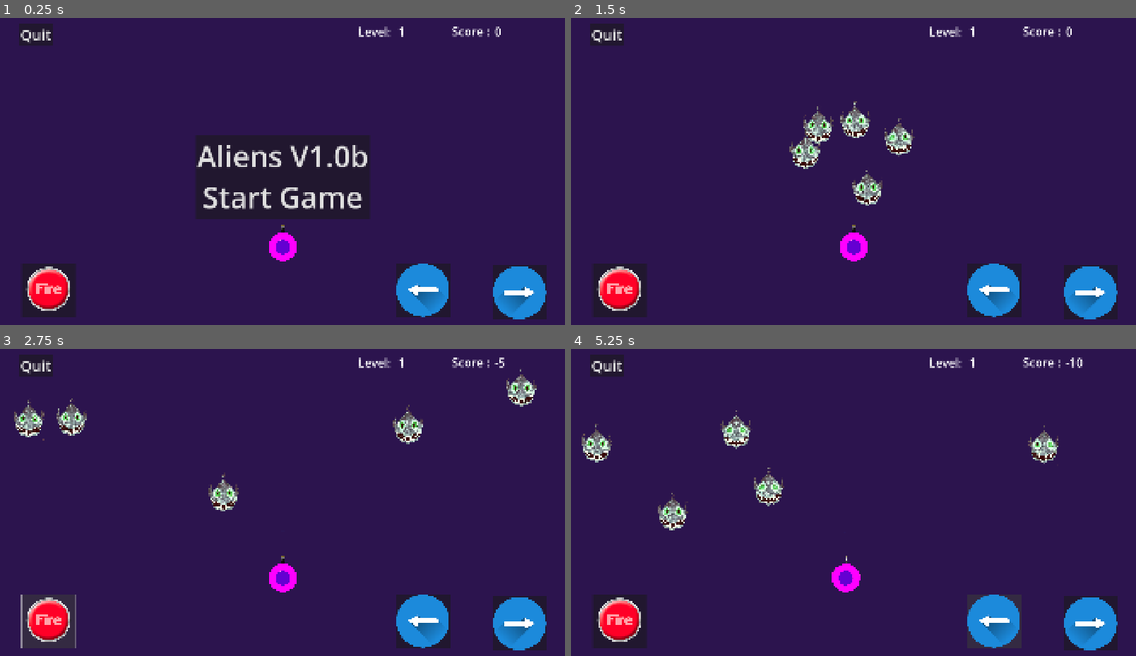
Above: before the commit, frames 1-4 (two rows, left to right).
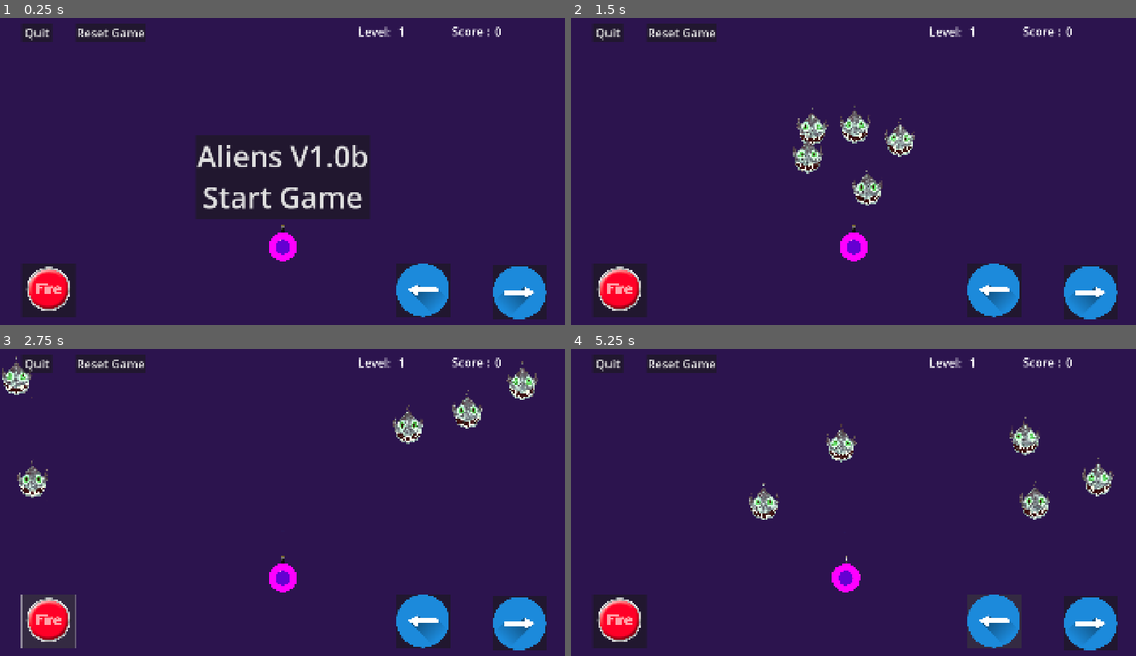
Above: after the commit, the same moments.

Repository: LynnWilsonArt/aliens
Game: Godot game, scene res://scenes/main/main.tscn
Same seed, same stepped clock (60 frames per second), same inputs: the game is played once before the commit and once after it.
Inputs (mouse positions are in pixels of both pictures, inside the frame that each line leads up to):
- Up to frame 1 (0.25 s): no input
- Up to frame 2 (1.5 s): click (684, 33) at 0.5 s, where only the run after the commit has a clickable "Reset Game"; click "Aliens V1.0b Start Game" at 1.25 s
- Up to frame 3 (2.75 s): click (50, 622) at 2 s
- Up to frame 4 (5.25 s): click (994, 622) at 2.75 s; click (1090, 622) at 3.5 s; click (621, 622) at 4.25 s; click (994, 622) at 5 s

The runs differ from the first frame. In frame 1, 0.9% of the frame differs, in the area x 3-26%, y 1-9%; in frame 2, 2.5%; in frame 3, 3.6%; in frame 4, 4.5%, in the area x 1-97%, y 1-60%.

Commit message:
All working
Using global script for game config.

Diff:
--- a/autoload/global.gd
+++ b/autoload/global.gd
@@ -3,11 +3,52 @@
 signal enemy_died
 
 #Vars
-const SCORE_CAL = 5
+var debug: bool = true
 const  GAME_OVER_TEXT: String = "Game Over!"
-var score = SCORE_CAL # calabrate for first run problem.
-var enemy_value = 5
+var score: int = 0
+var level: int = 1
+var enemy_value: int = 5
 var enemy_speed = -3000
-var number_enemies = 5
-var player_speed = 800
-var game_over = false
+var number_enemies: int = 5
+var player_speed: int = 800
+var game_over: bool = false
+var shot_missed: int = 1
+var is_saved_game: bool = false
+
+# Save game state
+func save_game():
+	var game_data = {
+		"score": score,
+		"level": level,
+	}
+
+	var file = FileAccess.open("res://savegame.json", FileAccess.WRITE)
+	file.store_string(JSON.stringify(game_data))
+	file.close()
+
+func load_game():
+
+	if not FileAccess.file_exists("res://savegame.json"):
+		print("No save file found")
+		return
+
+	var file = FileAccess.open("res://savegame.json", FileAccess.READ)
+	var content = file.get_as_text()
+	file.close()
+
+	var game_data = JSON.parse_string(content)
+	if typeof(game_data) == TYPE_DICTIONARY:
+		# Apply data to your game (e.g., player position, score)
+		score = game_data["score"]
+		level = game_data["level"]
+		if score > 0:
+			is_saved_game = true
+
+
+	else:
+		print("Failed to parse saved data")
+
+func reset_game():
+	score = 0
+	level = 1
+	save_game()
--- /dev/null
+++ b/savegame.json
@@ -0,0 +1 @@
+{"level":1,"score":0}
--- a/scenes/laser/laser.gd
+++ b/scenes/laser/laser.gd
@@ -13,17 +13,29 @@
 
 # Enemy was hit
 func _on_body_entered(body: Node2D) -> void:
-	# Free Laser
-	# Check if hit enemy then
-	# remove from groug
-	# free body
-	# emit hit signal to main
+	if Global.debug:
+		print("Laser -> on_body_entered() ")
+
+
 	if body.is_in_group("enemies"):
 		body.remove_from_group("enemies")
 		Global.score += Global.enemy_value
+		print("Laser -> ", Global.score)
 		body.queue_free()
 		Global.enemy_died.emit()
-	if body.is_in_group("wall"):
-		Global.score -= Global.enemy_value
+
+	# not enemy hit reduce score
+	if body.is_in_group("wall") && Global.score == 0:
+		print(" score in: ",Global.score)
+		# do nothing
+		return
+	elif Global.is_saved_game:
+		Global.is_saved_game = false
+		return
+	elif body.is_in_group("wall") && Global.score > 0:
+		# reduce score
+		Global.score -= Global.shot_missed
+		print(" score out: ",Global.score)
+
 	# Free the laser
 	queue_free()
--- a/scenes/main/main.gd
+++ b/scenes/main/main.gd
@@ -5,7 +5,7 @@
 # initalize some vars
 var enemy = preload("res://scenes/enemy/enemy.tscn")
 var number_enemies = Global.number_enemies
-var current_level = 1
+var current_level = Global.level
 var end_of_game = Global.GAME_OVER_TEXT
 
 
@@ -13,15 +13,16 @@
 func _ready():
 	# Hide game over test
 	$ColorRect/GameOver.hide()
-
+	Global.load_game()
+	print("Game loaded: ","Level  ",Global.level,"  Score: ",Global.score)
 	# Connect custom signal
 	Global.enemy_died.connect(on_enemy_died)
-	DisplayServer.window_set_mode(DisplayServer.WINDOW_MODE_EXCLUSIVE_FULLSCREEN)
+
 
 func _process(delta: float) -> void:
 	# Display score
 	$ColorRect/Score.text = str(Global.score)
-	$ColorRect/Level.text = str(current_level)
+	$ColorRect/Level.text = str(Global.level)
 
 func spawn_enemies():
 	# Columbs of enemy
@@ -39,30 +40,40 @@
 		level_up()
 
 func level_up():
+	if current_level == 1:
+		number_enemies = (Global.number_enemies )
+		Global.level = current_level
+		spawn_enemies()
 	if current_level == 2:
 		number_enemies = (Global.number_enemies *2)
+		Global.level = current_level
 		spawn_enemies()
 
 	if current_level == 3:
 		number_enemies =(Global.number_enemies *3)
+		Global.level = current_level
 		spawn_enemies()
 
 	if current_level == 4:
 		number_enemies =(Global.number_enemies *4)
+		Global.level = current_level
 		spawn_enemies()
 
 	if current_level == 5:
 		number_enemies =(Global.number_enemies *5)
+		Global.level = current_level
 		spawn_enemies()
 
 	if current_level == 6:
 		# Game over
 		$ColorRect/GameOver.text = end_of_game
 		$ColorRect/GameOver.show()
+		Global.level = 1 # reset game level
+		Global.score = 0
 
 
 func _on_start_button_pressed() -> void:
-	# Reset game to level 1
-	number_enemies = Global.number_enemies
-	current_level = 1
-	spawn_enemies()
+
+	print("level: ",current_level,"Global level",Global.level)
+	current_level = Global.level
+	level_up()
--- a/scenes/player/player.gd
+++ b/scenes/player/player.gd
@@ -84,4 +84,9 @@
 
 func _on_button_quit_pressed() -> void:
 	# sends out notification that app is going to quit
+	Global.save_game()
 	get_tree().quit()
+
+
+func _on_reset_game_button_pressed() -> void:
+	Global.reset_game()
--- a/scenes/player/player.tscn
+++ b/scenes/player/player.tscn
@@ -99,12 +99,20 @@
 icon = ExtResource("7_qek5x")
 
 [node name="ButtonQuit" type="Button" parent="HUD"]
-offset_left = 64.0
+offset_left = 72.0
 offset_top = 16.0
-offset_right = 177.0
-offset_bottom = 93.0
-theme_override_font_sizes/font_size = 50
+offset_right = 176.0
+offset_bottom = 79.0
+theme_override_font_sizes/font_size = 40
 text = "Quit"
+
+[node name="ResetGameButton" type="Button" parent="HUD"]
+offset_left = 256.0
+offset_top = 16.0
+offset_right = 495.0
+offset_bottom = 79.0
+theme_override_font_sizes/font_size = 40
+text = "Reset Game"
 
 [connection signal="timeout" from="Timer" to="." method="_on_timer_timeout"]
 [connection signal="pressed" from="HUD/StartButton" to="." method="_on_start_button_pressed"]
@@ -115,3 +123,4 @@
 [connection signal="button_down" from="HUD/MoveRightButton" to="." method="_on_move_right_button_button_down"]
 [connection signal="button_up" from="HUD/MoveRightButton" to="." method="_on_move_right_button_button_up"]
 [connection signal="pressed" from="HUD/ButtonQuit" to="." method="_on_button_quit_pressed"]
+[connection signal="pressed" from="HUD/ResetGameButton" to="." method="_on_reset_game_button_pressed"]
--- a/scenes/walls/walls.tscn
+++ b/scenes/walls/walls.tscn
@@ -18,7 +18,7 @@
 position = Vector2(945.5, -2.5)
 shape = SubResource("RectangleShape2D_jctdc")
 
-[node name="Bottom" type="CollisionShape2D" parent="."]
+[node name="Bottom" type="CollisionShape2D" parent="." groups=["wall"]]
 position = Vector2(962.75, 850)
 shape = SubResource("RectangleShape2D_008kt")
 
Not shown, changed: export_presets.cfg
